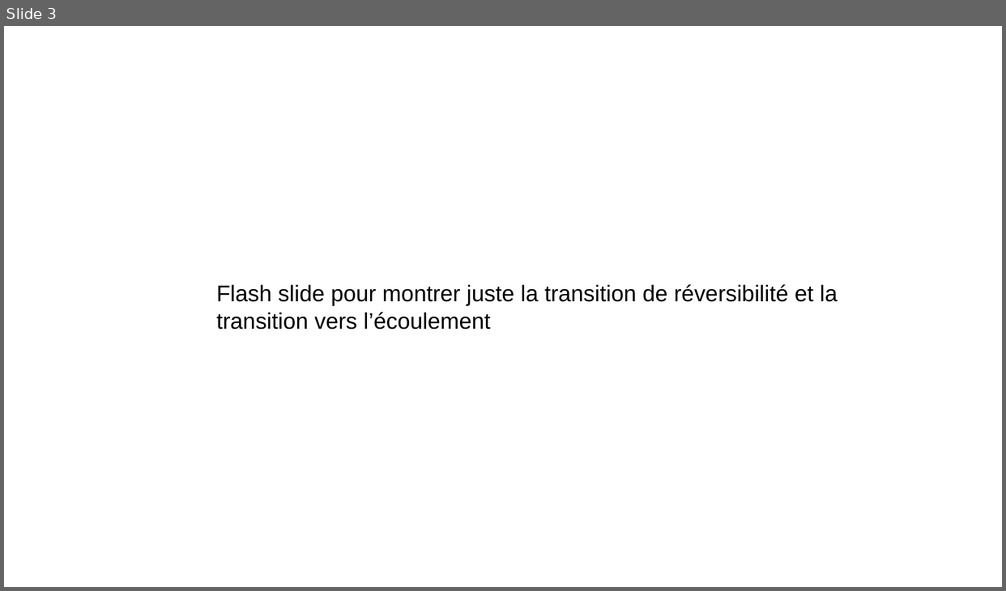
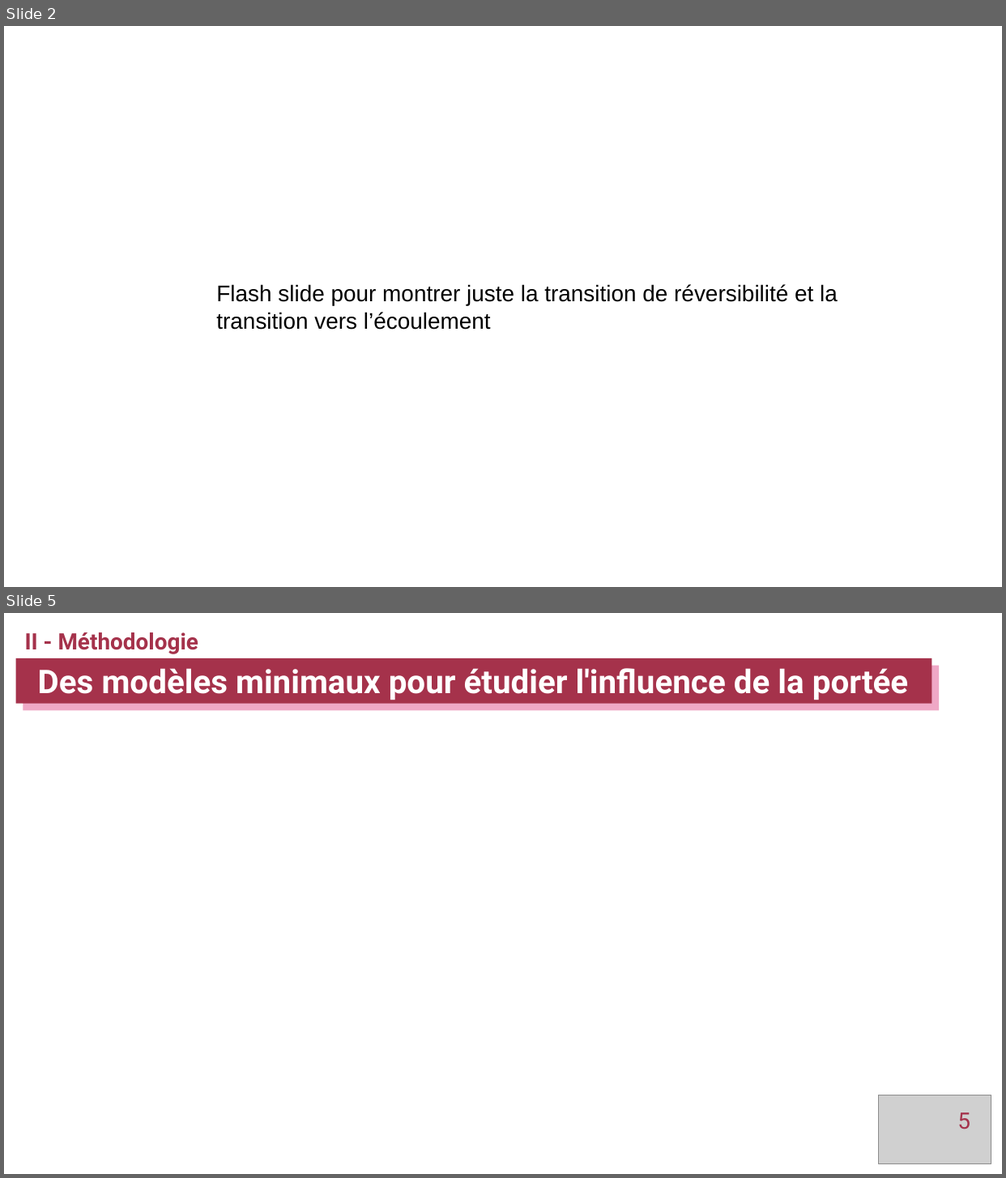
Before and after one commit to tjocteur/these, a slide deck: Soutenance/Soutenance_Jocteur.odp. Shown one above the other, each under a label of ours: slide 3 before the commit, slides 2 and 5 after it; the slides between them are not shown. The pictures are 1006x591 and 1006x1178 pixels, drawn with LibreOffice and Linux fonts; fonts in the diff are those of the drawing; grey boxes stand for pictures. Boxes give left, top, right and bottom in pixels: in the first picture for what was removed or moved away, otherwise in the second. Text is boxed around its words. In the diff, an @@ line names an element or a change of style, - is before the commit and + after.

```diff
--- a/Soutenance/Soutenance_Jocteur.odp
+++ b/Soutenance/Soutenance_Jocteur.odp
@@ slide 5 added at box(4, 613, 1002, 1174), background #FFFFFF @@
@@ text added at box(25, 632, 199, 654), 18 pt, text #A5324B, bold @@
+II - Méthodologie
@@ rectangle added at box(16, 658, 932, 704), fill #A5324B, 26 pt, text #FFFFFF, bold @@
+Des modèles minimaux pour étudier l'influence de la portée
@@ picture added at box(879, 1096, 992, 1165) @@
@@ page number added at box(957, 1113, 970, 1130), 18 pt, text #A5324B @@
+5
@@ what was slide 3 is now slide 2 @@
```
Also in this commit, not shown: 1 slide changed, 2 other slides added, 6 other files.
